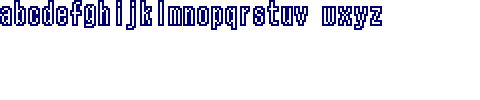
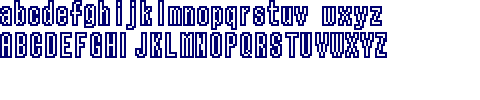
Two versions of the same layered image (w=480, h=100). Layer-by-layer changes:
painted on "Layer" over [0, 32, 387, 58]
